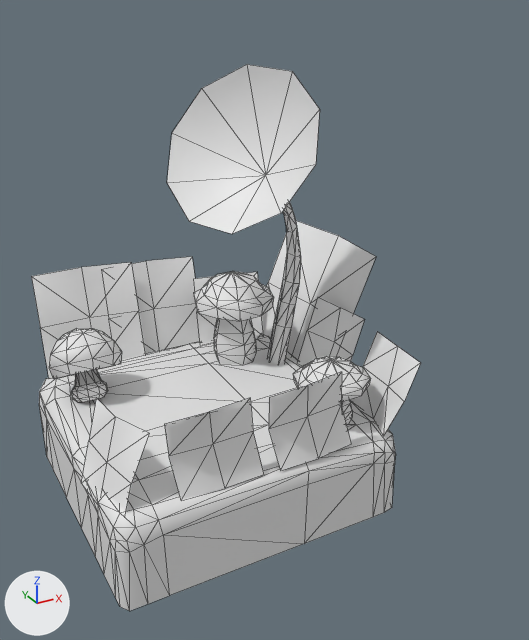
What one commit did to the OBJ model assets/mge/models/DestinationTile.obj.
One viewpoint serves both versions: a 50 mm lens placed at (-1.82, -4.2, 3.28), pointed at (0.47, -0.03, 1.2). The axes (+X, +Y, +Z) are drawn at lower left. The lights are the same throughout. Mesh edges are drawn as thin lines. Where no turn or scale is listed for an object, it has been applied to the vertices. Vertices at the same position are counted once.

Names of what the first picture shows: 'DestinationTile'.
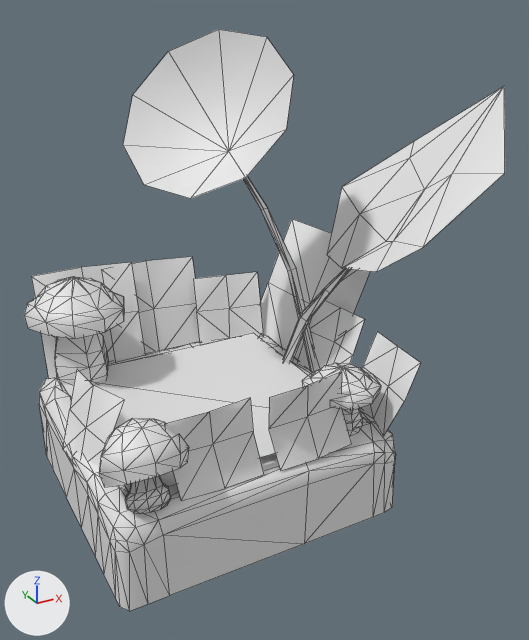
Location of each change, [x1, y1, x2, y2] in pixels of the pictures (529 x 640 px; the box of a moved part takes in the faces that stretch with it):
'DestinationTile', reshaped (24% wider, 6% taller): before [32, 64, 421, 611]; after [24, 29, 505, 611]
part 1 of me_destinationtile, moved or reshaped: before [49, 328, 122, 379]; after [99, 418, 189, 487]
part 2 of me_destinationtile, moved or reshaped: before [71, 369, 108, 402]; after [126, 476, 171, 514]
part 3 of me_destinationtile, moved or reshaped: before [81, 398, 149, 513]; after [63, 369, 124, 470]
part 4 of me_destinationtile, moved or reshaped: before [341, 400, 352, 424]; after [343, 408, 362, 436]
part 5 of me_destinationtile, moved or reshaped: before [193, 271, 274, 321]; after [24, 277, 124, 339]
part 6 of me_destinationtile, moved or reshaped: before [293, 356, 371, 402]; after [302, 363, 381, 410]
part 7 of me_destinationtile, moved or reshaped: before [214, 318, 256, 364]; after [55, 333, 108, 390]
part 8 of me_destinationtile, moved or reshaped: before [167, 64, 320, 234]; after [123, 29, 294, 198]
part 9 of me_destinationtile, added: after [243, 176, 313, 372]
part 10 of me_destinationtile, added: after [283, 269, 351, 363]
part 11 of me_destinationtile, added: after [327, 86, 505, 272]
part 12 of me_destinationtile, deleted: before [268, 202, 301, 364]
part 13 of me_destinationtile, moved or reshaped: before [80, 348, 199, 458]; after [62, 333, 369, 491]

The change, as a diff of the scene's bpy script:
```diff
--- a/assets/mge/models/DestinationTile.obj.py
+++ b/assets/mge/models/DestinationTile.obj.py
@@ me_destinationtile @@
 # used by ob_destinationtile; location = (0.0, 0.0, 0.0)
-me_destinationtile.from_pydata(...)  # 541 vertices, 851 faces; spans x -1.01..1.42, y -0.98..1.29, z 0.01..2.89
+me_destinationtile.from_pydata(...)  # 539 vertices, 823 faces; spans x -1.02..2.09, y -1.06..1.29, z 0.01..3.09
+# me_destinationtile part 1: the loose piece of 46 vertices spanning x -0.95..-0.42, y 0.31..0.82, z 0.7..1.14 is moved by (-0.07, -1.37, 0.0)
+# me_destinationtile part 2: the loose piece of 50 vertices spanning x -0.82..-0.56, y 0.36..0.61, z 0.6..0.88 is moved by (-0.07, -1.37, 0.0)
+# me_destinationtile part 3: the loose piece of 9 vertices spanning x -1.01..-0.7, y -0.89..-0.29, z 0.52..1.06 is moved by (0.0, 0.43, 0.0)
+# me_destinationtile part 4: the loose piece of 36 vertices spanning x 0.52..0.83, y -0.73..-0.47, z 0.61..0.97 is moved by (0.0, -0.12, 0.0)
+# me_destinationtile part 5: the loose piece of 51 vertices spanning x 0.21..0.85, y 0.28..0.89, z 1.06..1.35 is scaled about its middle by 1.15, then moved by (-1.18, 0.19, 0.08)
+# me_destinationtile part 6: the loose piece of 51 vertices spanning x 0.41..0.93, y -0.84..-0.34, z 0.9..1.08 is moved by (0.0, -0.12, 0.0)
+# me_destinationtile part 7: the loose piece of 42 vertices spanning x 0.35..0.72, y 0.4..0.72, z 0.61..1.18 is scaled about its middle by 1.15, then moved by (-1.18, 0.18, 0.04)
+# me_destinationtile part 8: the loose piece of 11 vertices spanning x -0.04..0.69, y -0.47..0.55, z 1.92..2.89 is multiplied about its middle by the matrix ((1.088, -0.066, 0.146), (0.062, 1.098, 0.038), (-0.148, -0.029, 1.09)), then moved by (-0.08, 0.34, 0.19)
+# me_destinationtile part 9: a new loose piece of 20 vertices spanning x 0.53..1.03, y -0.02..0.71, z 0.43..2.3
+# me_destinationtile part 10: a new loose piece of 20 vertices spanning x 0.78..1.18, y -0.13..0.31, z 0.57..1.55
+# me_destinationtile part 11: a new loose piece of 14 vertices spanning x 0.96..2.09, y -0.96..0.49, z 1.45..2.74
+# me_destinationtile part 12: the loose piece of 60 vertices spanning x 0.69..1.0, y 0.23..0.45, z 0.57..2.08 is deleted
+# me_destinationtile part 13
+# 4 faces are deleted
+# 4 vertices are added at (-0.83, -0.83, 0.68), (0.83, -0.83, 0.68), (-0.83, 0.83, 0.68), (0.83, 0.83, 0.68)
+# 6 new faces join them
```
